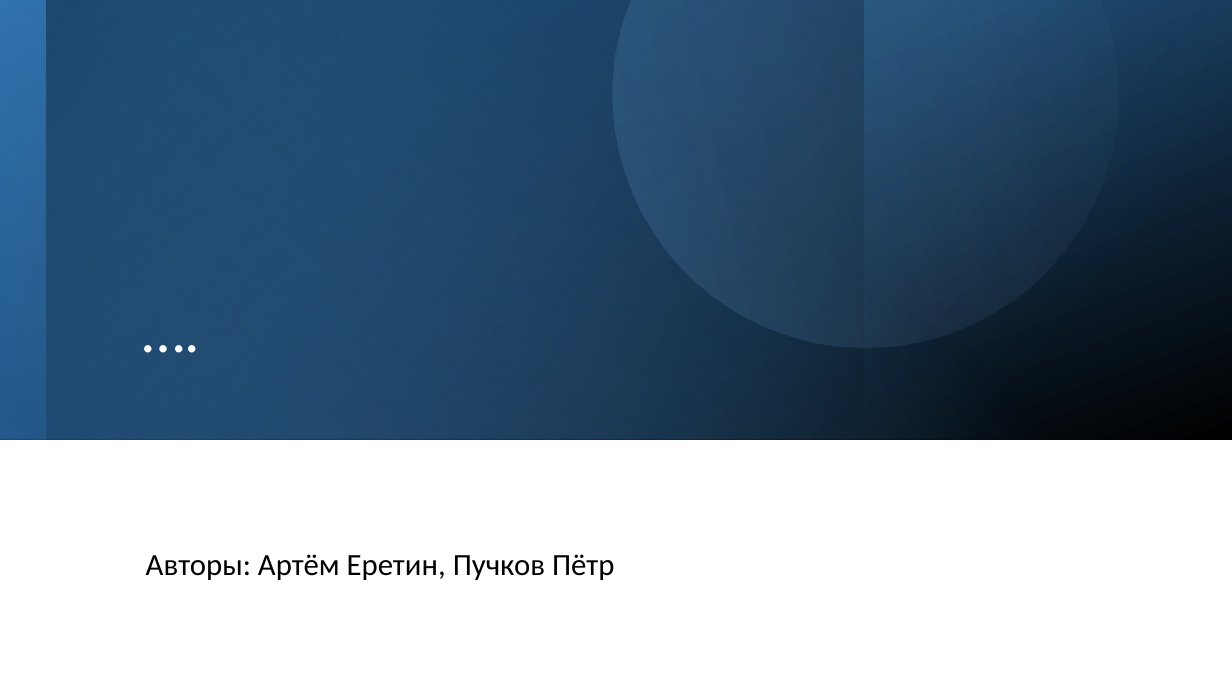
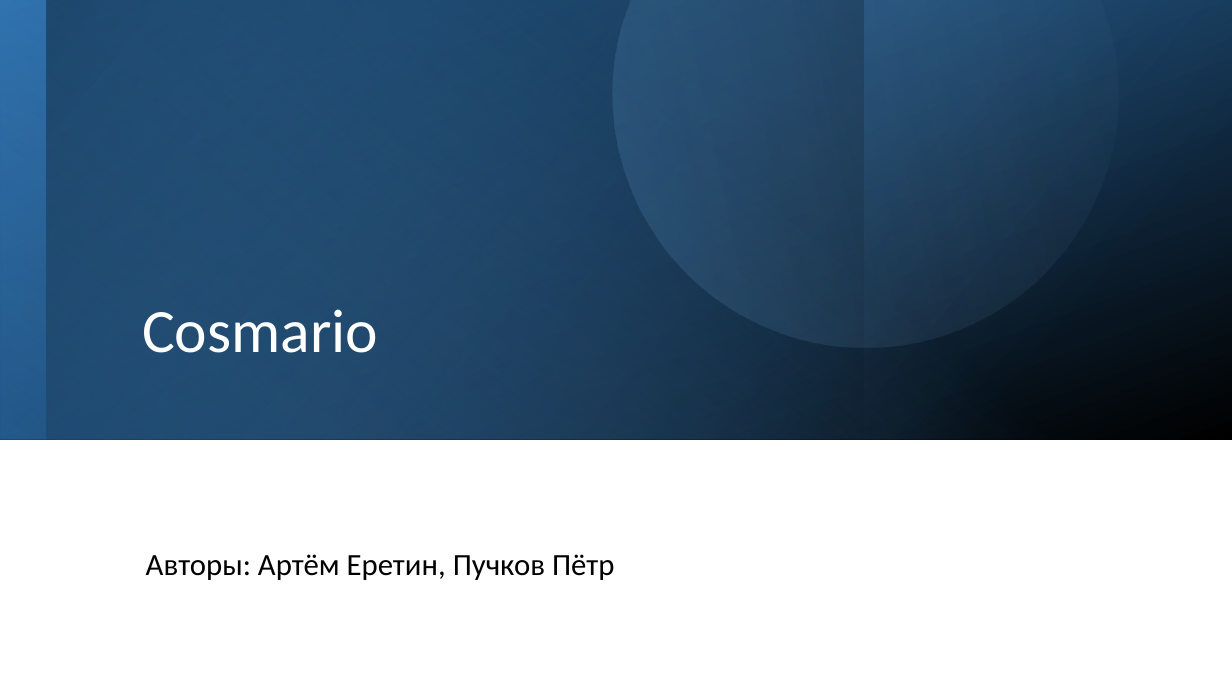
Before and after one commit to artjomereomin2/pygame_progect, a slide deck: slide 1 of Что-то там.pptx. Drawn at 1232x693 pixels with LibreOffice and Linux fonts; fonts in the diff are those of the drawing. Boxes give left, top, right and bottom in pixels: in the first picture for what was removed or moved away, otherwise in the second. Text is boxed around its words. In the diff, an @@ line names an element or a change of style, - is before the commit and + after.

```diff
--- a/Что-то там.pptx
+++ b/Что-то там.pptx
@@ title at [142, 309, 378, 353]: text changed @@
-….
+Cosmario
```
Also in this commit, not shown: 49 other files.
